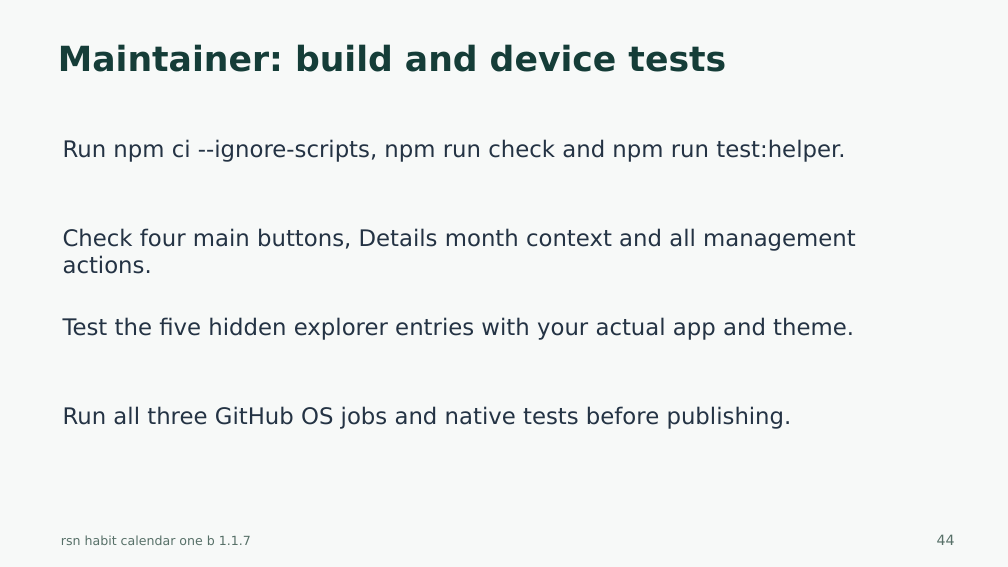
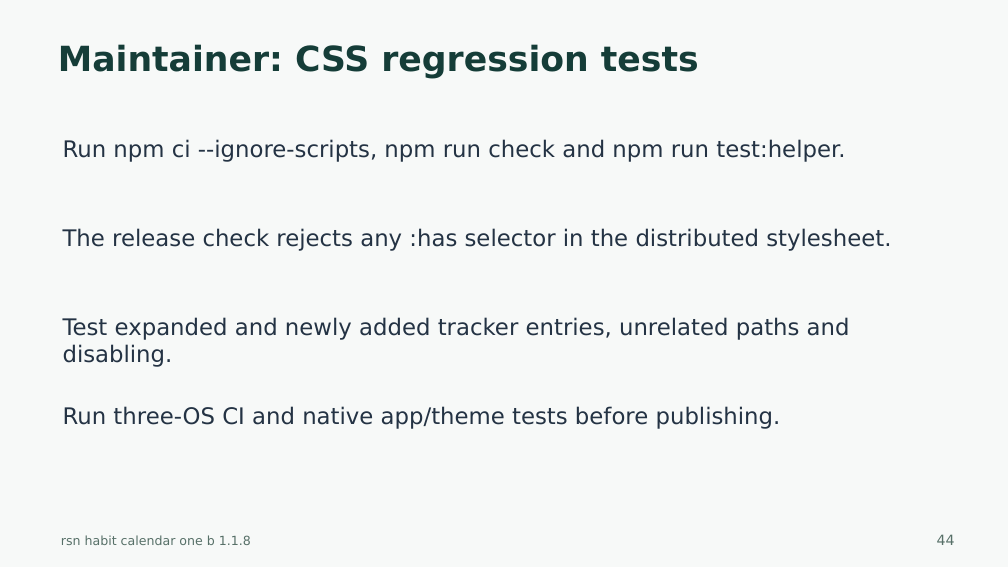
Before and after one commit to harharhari/rsn-habit-tracker-obsidian-plugin, a slide deck: slide 44 of docs/rsn-habit-calendar-one-b-tutorial.pptx. Drawn at 1008x567 pixels with LibreOffice and Linux fonts; fonts in the diff are those of the drawing. Boxes give left, top, right and bottom in pixels: in the first picture for what was removed or moved away, otherwise in the second. Text is boxed around its words. In the diff, an @@ line names an element or a change of style, - is before the commit and + after.

Commit message:
1. Warning taken care of: CSS lint 2. Habit Tracker Version 1.1.8 3. as on 2026-10-27

```diff
--- a/docs/rsn-habit-calendar-one-b-tutorial.pptx
+++ b/docs/rsn-habit-calendar-one-b-tutorial.pptx
@@ text at <box>58,44,699,78</box>: text changed @@
-Maintainer: build and device tests
+Maintainer: CSS regression tests
@@ text at <box>63,228,891,251</box>: text changed @@
-Check four main buttons, Details month context and all management actions.
+The release check rejects any :has selector in the distributed stylesheet.
@@ text at <box>63,317,850,367</box>: text changed @@
-Test the five hidden explorer entries with your actual app and theme.
+Test expanded and newly added tracker entries, unrelated paths and disabling.
@@ text at <box>63,406,781,429</box>: text changed @@
-Run all three GitHub OS jobs and native tests before publishing.
+Run three-OS CI and native app/theme tests before publishing.
@@ text at <box>61,535,251,545</box>: text changed @@
-rsn habit calendar one b 1.1.7
+rsn habit calendar one b 1.1.8
```
Also in this commit, not shown: 44 other slides changed, 31 other files.
